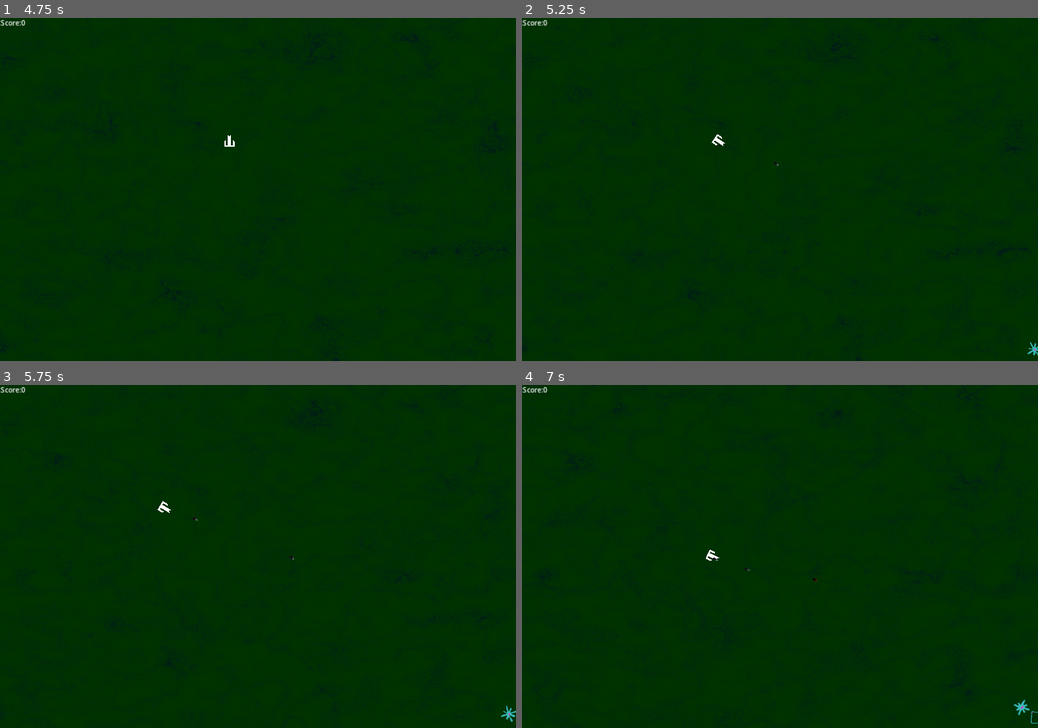
Above: before the commit, frames 1-4 (two rows, left to right).
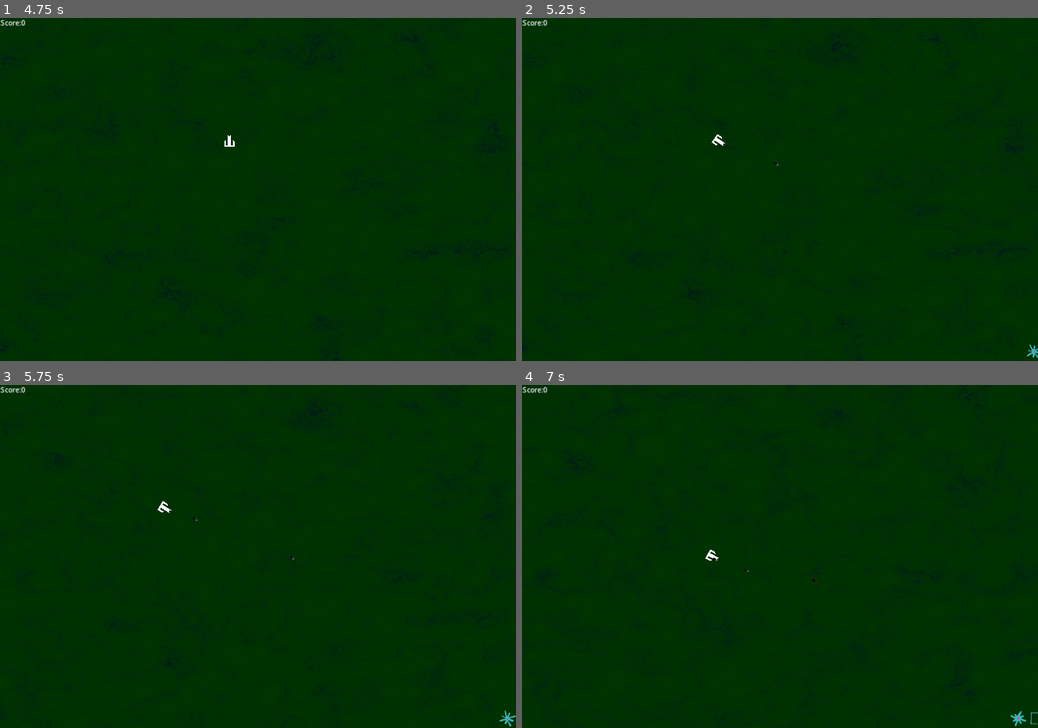
Above: after the commit, the same moments.

Repository: Habidakus/turrim-caelum
Game: Godot game, scene res://Scenes/main.tscn
Two runs of this game, one before a commit and one after it. Both use one fixed random seed, a clock stepped at 60 frames per second and the inputs below. The engine's default icon, where the game draws it, is replaced by a stand-in: a white triangle on a blue panel in a dark square.
Inputs (mouse positions are in pixels of both pictures, inside the frame that each line leads up to):
- Up to frame 1 (4.75 s): tap Enter (pause) at 0.5, 2 s; move the mouse to (371, 172) at 0.52 s; hold D (move_right) 0.53-1.28 s; click (371, 172) at 0.67 s; tap Space at 1.25, 3.5 s; move the mouse to (154, 206) at 1.27 s; hold S (move_down) 1.28-2.03 s; move the mouse to (309, 114) at 2.02 s; hold D (move_right) 2.03-2.75 s; click "Play Now" at 2.75 s; move the mouse to (232, 258) at 3.52 s; hold W (move_up) 3.53-4.28 s; click (232, 258) at 3.67 s; move the mouse to (412, 240) at 4.27 s; hold A (move_left) from 4.28 s (still down)
- Up to frame 2 (5.25 s): keep holding A (move_left); move the mouse to (625, 138) at 5.02 s
- Up to frame 3 (5.75 s): keep holding A (move_left)
- Up to frame 4 (7 s): move the mouse to (805, 556) at 5.77 s; release A (move_left) at 5.78 s; hold S (move_down) 5.78-6.53 s; click (805, 556) at 5.92 s; move the mouse to (702, 470) at 6.52 s; hold D (move_right) from 6.53 s (still down)

Frame 1 is identical in both runs. In frame 2, less than 0.1% of the frame differs, in the area x 97-100%, y 94-100%; in frame 3, less than 0.1%; in frame 4, 0.2%, in the area x 35-100%, y 48-100%.

Commit message:
Fixed bug introduced in castle map

Diff:
--- a/Scripts/Maps/Map_BasicCastle.gd
+++ b/Scripts/Maps/Map_BasicCastle.gd
@@ -18,6 +18,7 @@
 
 func game_over():
 	castle.queue_free()
+	castle = null
 
 func current_path() -> Curve2D:
 	if pathArray.size() == 1:
@@ -44,42 +45,52 @@
 		if increase != true:
 			pathArray.remove_at(0)
 
+func pick_point(start: Vector2, end: Vector2, rng: RandomNumberGenerator) -> Vector2:
+	var tStart = start
+	if rng.randi() % 2 == 1:
+		tStart.x += 80;
+	else:
+		tStart.y += 80;
+	tStart.x = clamp(tStart.x, 20, owner.screen_size.x - 20)
+	tStart.y = clamp(tStart.y, 20, owner.screen_size.y - 20)
+	var tEnd = end
+	if rng.randi() % 2 == 1:
+		tEnd.x -= 80;
+	else:
+		tEnd.y -= 80;
+	tEnd.x = clamp(tEnd.x, 20, owner.screen_size.x - 20)
+	tEnd.y = clamp(tEnd.y, 20, owner.screen_size.y - 20)
+	var x = rng.randf_range(tStart.x, tEnd.x)
+	var y = rng.randf_range(tStart.y, tEnd.y)
+	return Vector2(x, y)
+
+func is_better_point(our_offset : float, our_isBad : bool, their_offset : float, their_isBad : bool) -> bool:
+	# if one of the two points is too close to the castle, return the other one
+	if our_isBad != their_isBad:
+		return their_isBad
+	# otherwise whichever one is closer to the right distance is the better one
+	return our_offset < their_offset
+
 func add_path_point(start: Vector2, end: Vector2, desired_length: float, curve : Curve2D, mobId: int, rng: RandomNumberGenerator) -> Curve2D:
-	var best_bl = 0
+	var best_bl : float = 0
+	var best_isBad : bool = true
 	var best : Curve2D = null
-	var buffer = max(20, 400 - mobId)
-	var maxPlacement : Vector2 = owner.screen_size - Vector2(buffer, buffer);
+	var buffer = max(32, 400 - mobId)
 	for i in 50:
-		var tStart = start
-		if rng.randi() % 2 == 1:
-			tStart.x += 80;
-		else:
-			tStart.y += 80;
-		tStart.x = clamp(tStart.x, 20, maxPlacement.x)
-		tStart.y = clamp(tStart.y, 20, maxPlacement.y)
-		var tEnd = end
-		if rng.randi() % 2 == 1:
-			tEnd.x -= 80;
-		else:
-			tEnd.y -= 80;
-		tEnd.x = clamp(tEnd.x, 20, maxPlacement.x)
-		tEnd.y = clamp(tEnd.y, 20, maxPlacement.y)
-		var x = rng.randf_range(tStart.x, tEnd.x)
-		var y = rng.randf_range(tStart.y, tEnd.y)
 		var d : Curve2D = curve.duplicate()
 		var insert_point = 1
 		if curve.point_count > 2:
 			insert_point = rng.randi_range(1, curve.point_count - 1)
-		var p = Vector2(x, y)
+		var p = pick_point(start, end, rng)
 		var in_p = (curve.get_point_position(insert_point - 1) - p) / 1.5
 		var out_p = (curve.get_point_position(insert_point) - p) / 1.5
 		d.add_point(p, in_p, out_p, insert_point)
 		var bl = absf(desired_length - d.get_baked_length())
-		if best == null || bl < best_bl:
+		var isBad : bool = p.distance_to(castle.position) < buffer
+		if best == null || is_better_point(bl, isBad, best_bl, best_isBad):
 			best = d
 			best_bl = bl
-		if x < 0 || y < 0 || x > owner.screen_size.x || y > owner.screen_size.y:
-			print_debug("x y = (", x, ", ", y, ")")
+			best_isBad = isBad
 	return best
 
 func request_unique_path(start: Vector2, end: Vector2, pointCount: int, mobId: int, rng: RandomNumberGenerator) -> Curve2D:
@@ -91,7 +102,6 @@
 		var length : float = 1800.0 + (1200.0 * (i + 1.0) / totalPoints)
 		var n : Curve2D = add_path_point(start, end, length, c, mobId, rng)
 		c = n
-
 	return c
 
 func generate_path(start: Vector2, end: Vector2, mobId: int, rng: RandomNumberGenerator) -> Curve2D:
--- a/Scripts/Maps/Map_BasicNoCastle.gd
+++ b/Scripts/Maps/Map_BasicNoCastle.gd
@@ -41,33 +41,34 @@
 		var x = rng.randi() % int(owner.screen_size.x)
 		return Vector2(x, y)
 
-func add_path_point(start: Vector2, end: Vector2, desired_length: float, curve : Curve2D, mobId: int, rng: RandomNumberGenerator) -> Curve2D:
+func pick_point(start: Vector2, end: Vector2, rng: RandomNumberGenerator) -> Vector2:
+	var tStart = start
+	if rng.randi() % 2 == 1:
+		tStart.x += 80;
+	else:
+		tStart.y += 80;
+	tStart.x = clamp(tStart.x, 20, owner.screen_size.x - 20)
+	tStart.y = clamp(tStart.y, 20, owner.screen_size.y - 20)
+	var tEnd = end
+	if rng.randi() % 2 == 1:
+		tEnd.x -= 80;
+	else:
+		tEnd.y -= 80;
+	tEnd.x = clamp(tEnd.x, 20, owner.screen_size.x - 20)
+	tEnd.y = clamp(tEnd.y, 20, owner.screen_size.y - 20)
+	var x = rng.randf_range(tStart.x, tEnd.x)
+	var y = rng.randf_range(tStart.y, tEnd.y)
+	return Vector2(x, y)
+
+func add_path_point(start: Vector2, end: Vector2, desired_length: float, curve : Curve2D, _mobId: int, rng: RandomNumberGenerator) -> Curve2D:
 	var best_bl = 0
 	var best : Curve2D = null
-	var buffer = max(20, 400 - mobId)
-	var maxPlacement : Vector2 = owner.screen_size - Vector2(buffer, buffer);
 	for i in 50:
-		var tStart = start
-		if rng.randi() % 2 == 1:
-			tStart.x += 80;
-		else:
-			tStart.y += 80;
-		tStart.x = clamp(tStart.x, 20, maxPlacement.x)
-		tStart.y = clamp(tStart.y, 20, maxPlacement.y)
-		var tEnd = end
-		if rng.randi() % 2 == 1:
-			tEnd.x -= 80;
-		else:
-			tEnd.y -= 80;
-		tEnd.x = clamp(tEnd.x, 20, maxPlacement.x)
-		tEnd.y = clamp(tEnd.y, 20, maxPlacement.y)
-		var x = rng.randf_range(tStart.x, tEnd.x)
-		var y = rng.randf_range(tStart.y, tEnd.y)
 		var d : Curve2D = curve.duplicate()
 		var insert_point = 1
 		if curve.point_count > 2:
 			insert_point = rng.randi_range(1, curve.point_count - 1)
-		var p = Vector2(x, y)
+		var p = pick_point(start, end, rng)
 		var in_p = (curve.get_point_position(insert_point - 1) - p) / 1.5
 		var out_p = (curve.get_point_position(insert_point) - p) / 1.5
 		d.add_point(p, in_p, out_p, insert_point)
@@ -75,8 +76,6 @@
 		if best == null || bl < best_bl:
 			best = d
 			best_bl = bl
-		if x < 0 || y < 0 || x > owner.screen_size.x || y > owner.screen_size.y:
-			print_debug("x y = (", x, ", ", y, ")")
 	return best
 
 func request_unique_path(start: Vector2, end: Vector2, pointCount: int, mobId: int, rng: RandomNumberGenerator) -> Curve2D:
@@ -88,7 +87,6 @@
 		var length : float = 1800.0 + (1200.0 * (i + 1.0) / totalPoints)
 		var n : Curve2D = add_path_point(start, end, length, c, mobId, rng)
 		c = n
-
 	return c
 
 func generate_path(start: Vector2, end: Vector2, mobId: int, rng: RandomNumberGenerator) -> Curve2D:
--- a/Scripts/castle.gd
+++ b/Scripts/castle.gd
@@ -16,6 +16,12 @@
 	particle.rotation = self.rotation
 	particle.get_child(0).emitting = true
 	particle.get_child(0).one_shot = true
-	get_parent().add_child(particle);
-	get_parent().find_child("GameStateMachine").switch_state("Playing_GameOver")
+	# TODO: This is rediculous, either use a signal, or find a better way to find Main
+	var main = get_parent().get_parent().get_parent()
+	main.add_child(particle);
+	var gsm = main.find_child("GameStateMachine")
+	if gsm != null:
+		gsm.switch_state("Playing_GameOver")
+	else:
+		print_debug("Game State Machine not found under ", main)
 	self.queue_free()
--- a/Scripts/mob.gd
+++ b/Scripts/mob.gd
@@ -174,8 +174,6 @@
 
 # Called every frame. 'delta' is the elapsed time since the previous frame.
 func _process(delta):
-
-	var startPos = self.position
 	if childOffset_regressTime > 0 && childOffset_regressTime < delta:
 		# The impact has finally warn off, set the child to their regress point
 		if childOffset_regressDist >= 0.0:
